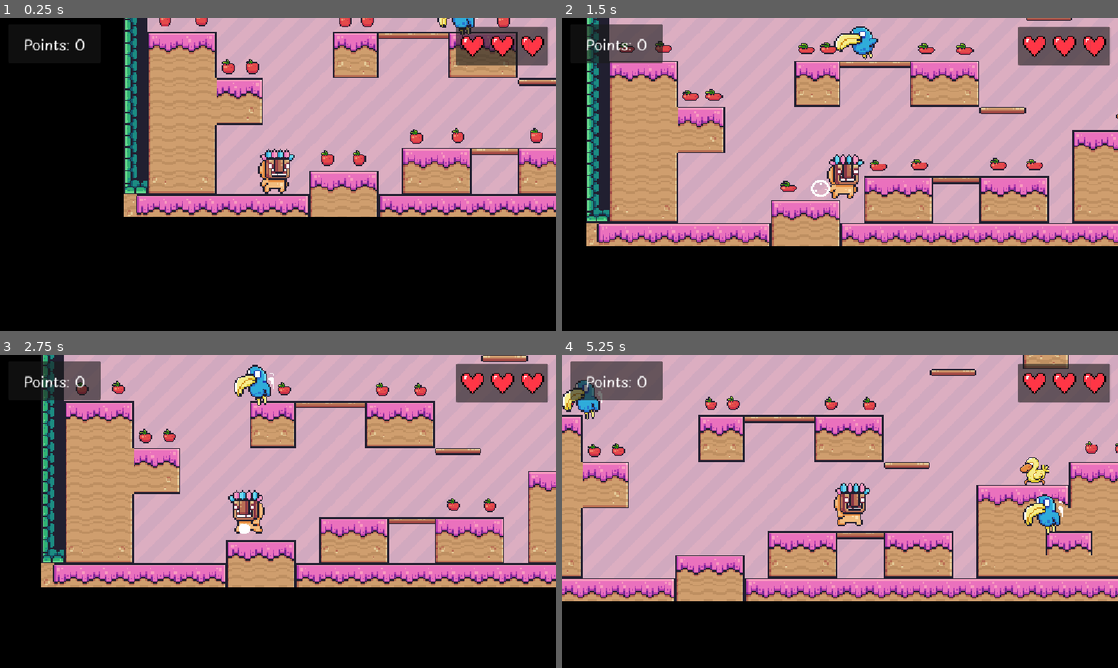
Above: before the commit, frames 1-4 (two rows, left to right).
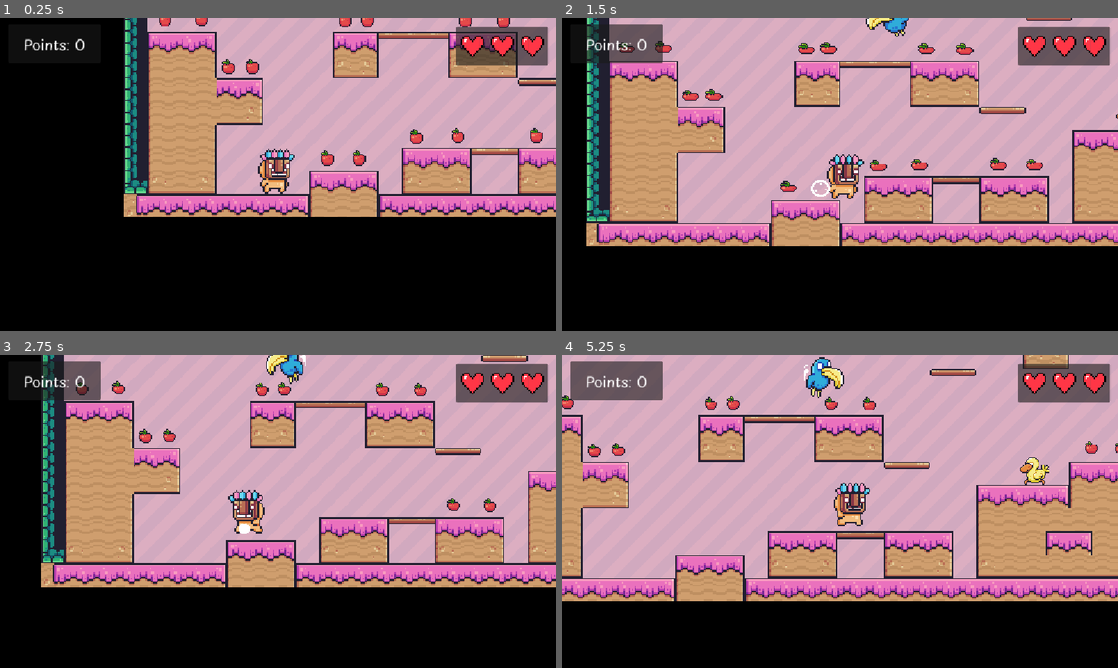
Above: after the commit, the same moments.

Repository: raihan-ys/2d-platformer-game
Game: Godot game, scene res://scenes/levels/level1.tscn
Two runs of this game, one before a commit and one after it. Both use one fixed random seed, a clock stepped at 60 frames per second and the inputs below. This scene is started directly instead of the project's main scene.
Inputs:
- Up to frame 1 (0.25 s): no input
- Up to frame 2 (1.5 s): hold D (right) from 0.53 s (still down); tap W (jump) at 0.77 s
- Up to frame 3 (2.75 s): tap W (jump) at 1.52 s; release D (right) at 2.03 s; hold A (left) from 2.03 s (still down)
- Up to frame 4 (5.25 s): release A (left) at 2.78 s; hold D (right) 2.78-4.28 s; tap W (jump) at 3.02, 3.77, 4.52 s; hold A (left) 4.28-5.03 s; hold D (right) from 5.03 s (still down)

The runs differ from the first frame. In frame 1, 0.2% of the frame differs, in the area x 78-86%, y 0-6%; in frame 2, 0.8%; in frame 3, 0.9%; in frame 4, 1.6%, in the area x 0-91%, y 0-58%.

Commit message:
Update level 3 and improved enemy movements

Diff:
--- a/scenes/game_objects/bird.gd
+++ b/scenes/game_objects/bird.gd
@@ -11,6 +11,11 @@
 # Called every frame. 'delta' is the elapsed time since the previous frame.
 func _process(delta: float) -> void:
 	position.x += direction * SPEED * delta
+
+
+func _on_timer_timeout() -> void:
+	direction *= -1
+	animated_sprite_2d.flip_h = !animated_sprite_2d.flip_h
 
 
 # If colliding with player
--- a/scenes/game_objects/bird.tscn
+++ b/scenes/game_objects/bird.tscn
@@ -136,13 +136,8 @@
 position = Vector2(9, 2)
 shape = SubResource("CircleShape2D_nfihu")
 
-[node name="Timer" type="Timer" parent="." unique_id=313160880]
-wait_time = 2.0
-autostart = true
-
 [node name="CollisionShape2D2" type="CollisionShape2D" parent="." unique_id=1286032107]
 position = Vector2(-33, 1.75)
 shape = SubResource("RectangleShape2D_xrivr")
 
 [connection signal="body_entered" from="." to="." method="_on_body_entered"]
-[connection signal="timeout" from="Timer" to="." method="_on_timer_timeout"]
--- a/scenes/game_objects/game_manager.gd
+++ b/scenes/game_objects/game_manager.gd
@@ -7,4 +7,5 @@
 func add_point():
 	points += 1
 	print("Points +1")
-	#points_label.text = "Points: " + str(points)
+	# Error: Level 3 don't have points label
+	# points_label.text = "Points: " + str(points)
--- a/scenes/game_objects/pig.gd
+++ b/scenes/game_objects/pig.gd
@@ -29,8 +29,7 @@
 		# If player's vertical position is not 0 and body is towards the enemy
 		if (y_delta > 0 && body.velocity.y > 0):
 			# Remove enemy and add point
-			# ERROR: change to dying animation
-			# animated_sprite_2d.animation = "dying"
+			animated_sprite_2d.animation = "dying"
 			await get_tree().create_timer(0.3).timeout
 			queue_free()
 			game_manager.add_point()
--- a/scenes/game_objects/pig.tscn
+++ b/scenes/game_objects/pig.tscn
@@ -2,6 +2,7 @@
 
 [ext_resource type="Script" uid="uid://gti31180ixvq" path="res://scenes/game_objects/pig.gd" id="1_ihgkv"]
 [ext_resource type="Texture2D" uid="uid://dn4peraou7js5" path="res://assets/characters/Pig Run (36x30).png" id="1_po0dl"]
+[ext_resource type="Texture2D" uid="uid://dpj2ovlf0r4ej" path="res://assets/characters/Pig Hit (36x30).png" id="3_e08cy"]
 
 [sub_resource type="AtlasTexture" id="AtlasTexture_ihgkv"]
 atlas = ExtResource("1_po0dl")
@@ -51,6 +52,46 @@
 atlas = ExtResource("1_po0dl")
 region = Rect2(396, 0, 36, 30)
 
+[sub_resource type="AtlasTexture" id="AtlasTexture_mc0qq"]
+atlas = ExtResource("3_e08cy")
+region = Rect2(0, 0, 36, 30)
+
+[sub_resource type="AtlasTexture" id="AtlasTexture_pu2qr"]
+atlas = ExtResource("3_e08cy")
+region = Rect2(36, 0, 36, 30)
+
+[sub_resource type="AtlasTexture" id="AtlasTexture_lms1q"]
+atlas = ExtResource("3_e08cy")
+region = Rect2(72, 0, 36, 30)
+
+[sub_resource type="AtlasTexture" id="AtlasTexture_hmf5o"]
+atlas = ExtResource("3_e08cy")
+region = Rect2(108, 0, 36, 30)
+
+[sub_resource type="AtlasTexture" id="AtlasTexture_xgra6"]
+atlas = ExtResource("3_e08cy")
+region = Rect2(144, 0, 36, 30)
+
+[sub_resource type="AtlasTexture" id="AtlasTexture_jv0jn"]
+atlas = ExtResource("3_e08cy")
+region = Rect2(144, 0, 36, 30)
+
+[sub_resource type="AtlasTexture" id="AtlasTexture_5s35v"]
+atlas = ExtResource("3_e08cy")
+region = Rect2(108, 0, 36, 30)
+
+[sub_resource type="AtlasTexture" id="AtlasTexture_4yl0q"]
+atlas = ExtResource("3_e08cy")
+region = Rect2(72, 0, 36, 30)
+
+[sub_resource type="AtlasTexture" id="AtlasTexture_eg4bi"]
+atlas = ExtResource("3_e08cy")
+region = Rect2(36, 0, 36, 30)
+
+[sub_resource type="AtlasTexture" id="AtlasTexture_uvb4e"]
+atlas = ExtResource("3_e08cy")
+region = Rect2(0, 0, 36, 30)
+
 [sub_resource type="SpriteFrames" id="SpriteFrames_yipwy"]
 animations = [{
 "frames": [{
@@ -94,10 +135,40 @@
 "name": &"default",
 "speed": 18.0
 }, {
-"frames": [],
+"frames": [{
+"duration": 1.0,
+"texture": SubResource("AtlasTexture_mc0qq")
+}, {
+"duration": 1.0,
+"texture": SubResource("AtlasTexture_pu2qr")
+}, {
+"duration": 1.0,
+"texture": SubResource("AtlasTexture_lms1q")
+}, {
+"duration": 1.0,
+"texture": SubResource("AtlasTexture_hmf5o")
+}, {
+"duration": 1.0,
+"texture": SubResource("AtlasTexture_xgra6")
+}, {
+"duration": 1.0,
+"texture": SubResource("AtlasTexture_jv0jn")
+}, {
+"duration": 1.0,
+"texture": SubResource("AtlasTexture_5s35v")
+}, {
+"duration": 1.0,
+"texture": SubResource("AtlasTexture_4yl0q")
+}, {
+"duration": 1.0,
+"texture": SubResource("AtlasTexture_eg4bi")
+}, {
+"duration": 1.0,
+"texture": SubResource("AtlasTexture_uvb4e")
+}],
 "loop": 1,
 "name": &"dying",
-"speed": 5.0
+"speed": 14.0
 }]
 
 [sub_resource type="RectangleShape2D" id="RectangleShape2D_xrivr"]
@@ -111,8 +182,12 @@
 position = Vector2(164.5, 163.25)
 scale = Vector2(8, 8.706)
 sprite_frames = SubResource("SpriteFrames_yipwy")
+animation = &"dying"
 autoplay = "default"
+frame_progress = 0.86081326
 
 [node name="CollisionShape2D" type="CollisionShape2D" parent="." unique_id=1530348022]
 position = Vector2(170, 167)
 shape = SubResource("RectangleShape2D_xrivr")
+
+[connection signal="body_entered" from="." to="." method="_on_body_entered"]
--- a/scenes/levels/level1.tscn
+++ b/scenes/levels/level1.tscn
@@ -187,7 +187,7 @@
 [sub_resource type="StyleBoxFlat" id="StyleBoxFlat_nkeig"]
 bg_color = Color(0.7254902, 0.13725491, 0.09803922, 1)
 
-[node name="Node" type="Node" unique_id=1991379836]
+[node name="Level1" type="Node" unique_id=1991379836]
 
 [node name="SceneObjects" type="Node" parent="." unique_id=1350468214]
 
@@ -375,10 +375,18 @@
 [node name="Birds" type="Node" parent="." unique_id=1952633194]
 
 [node name="Bird" parent="Birds" unique_id=1068919780 instance=ExtResource("10_nfihu")]
-position = Vector2(662, 250)
+position = Vector2(728, 204)
+
+[node name="Timer" type="Timer" parent="Birds/Bird" unique_id=1452318460]
+wait_time = 3.0
+autostart = true
 
 [node name="Bird2" parent="Birds" unique_id=2002062186 instance=ExtResource("10_nfihu")]
-position = Vector2(1617, 487)
+position = Vector2(1679, 439)
+
+[node name="Timer" type="Timer" parent="Birds/Bird2" unique_id=758891372]
+wait_time = 3.0
+autostart = true
 
 [node name="Ducks" type="Node" parent="." unique_id=1221487358]
 
@@ -446,5 +454,7 @@
 text = "BACK TO MENU
 "
 
+[connection signal="timeout" from="Birds/Bird/Timer" to="Birds/Bird" method="_on_timer_timeout"]
+[connection signal="timeout" from="Birds/Bird2/Timer" to="Birds/Bird2" method="_on_timer_timeout"]
 [connection signal="pressed" from="PausePanel/Pause/PausePanel/VBoxContainer/Resume" to="PausePanel/Pause" method="_on_resume_pressed"]
 [connection signal="pressed" from="PausePanel/Pause/PausePanel/VBoxContainer/Back" to="PausePanel/Pause" method="_on_back_pressed"]
--- a/scenes/levels/level2.tscn
+++ b/scenes/levels/level2.tscn
@@ -427,10 +427,18 @@
 [node name="Birds" type="Node" parent="." unique_id=1758645228]
 
 [node name="Bird" parent="Birds" unique_id=1068919780 instance=ExtResource("13_b4tpv")]
-position = Vector2(2226, 541)
+position = Vector2(821, 151)
+
+[node name="Timer" type="Timer" parent="Birds/Bird" unique_id=760675135]
+wait_time = 5.0
+autostart = true
 
 [node name="Bird2" parent="Birds" unique_id=1431351442 instance=ExtResource("13_b4tpv")]
-position = Vector2(549, 349)
+position = Vector2(2359, 392)
+
+[node name="Timer" type="Timer" parent="Birds/Bird2" unique_id=259879598]
+wait_time = 6.300000000000001
+autostart = true
 
 [node name="Ducks" type="Node" parent="." unique_id=925483895]
 
@@ -509,6 +517,8 @@
 text = "BACK TO MENU
 "
 
+[connection signal="timeout" from="Birds/Bird/Timer" to="Birds/Bird" method="_on_timer_timeout"]
+[connection signal="timeout" from="Birds/Bird2/Timer" to="Birds/Bird2" method="_on_timer_timeout"]
 [connection signal="body_entered" from="FallArea" to="FallArea" method="_on_body_entered"]
 [connection signal="pressed" from="PausePanel/Pause/PausePanel/VBoxContainer/Resume" to="PausePanel/Pause" method="_on_resume_pressed"]
 [connection signal="pressed" from="PausePanel/Pause/PausePanel/VBoxContainer/Back" to="PausePanel/Pause" method="_on_back_pressed"]
--- a/scenes/levels/level3.tscn
+++ b/scenes/levels/level3.tscn
@@ -6,6 +6,7 @@
 [ext_resource type="PackedScene" uid="uid://dudh1ev8js2pb" path="res://scenes/game_objects/spike.tscn" id="4_t275y"]
 [ext_resource type="PackedScene" uid="uid://dkhaaq2c30fd" path="res://scenes/game_objects/collectible.tscn" id="5_f5jb5"]
 [ext_resource type="Script" uid="uid://daojo7uhy2r4m" path="res://scenes/game_objects/game_manager.gd" id="6_frjko"]
+[ext_resource type="Texture2D" uid="uid://dsnkd0k8q8usn" path="res://assets/game_elements/Heart.png" id="7_72x3h"]
 [ext_resource type="PackedScene" uid="uid://btaxbnvjeb5xh" path="res://scenes/game_objects/pig.tscn" id="7_f7rt6"]
 [ext_resource type="Script" uid="uid://clbaj144ur12g" path="res://scenes/levels/pause.gd" id="8_7eb4w"]
 [ext_resource type="FontFile" uid="uid://dfypm6v7ubpl6" path="res://assets/fonts/PlaypenSans-Regular.ttf" id="9_hadiw"]
@@ -189,10 +190,10 @@
 physics_layer_0/collision_layer = 1
 sources/0 = SubResource("TileSetAtlasSource_sru4k")
 
+[sub_resource type="WorldBoundaryShape2D" id="WorldBoundaryShape2D_72x3h"]
+
 [sub_resource type="StyleBoxFlat" id="StyleBoxFlat_72x3h"]
 bg_color = Color(0.7254902, 0.13725491, 0.09803922, 1)
-
-[sub_resource type="WorldBoundaryShape2D" id="WorldBoundaryShape2D_72x3h"]
 
 [node name="Level3" type="Node" unique_id=168161432]
 metadata/_edit_horizontal_guides_ = [-729.0]
@@ -221,7 +222,7 @@
 tile_set = SubResource("TileSet_13qdw")
 
 [node name="Player" parent="SceneObjects" unique_id=461984618 node_paths=PackedStringArray("hearts") instance=ExtResource("3_sru4k")]
-position = Vector2(503, -164)
+position = Vector2(388, 4)
 hearts = [null, null, null]
 
 [node name="Camera2D" type="Camera2D" parent="SceneObjects/Player" unique_id=2128874735]
@@ -282,6 +283,61 @@
 unique_name_in_owner = true
 script = ExtResource("6_frjko")
 
+[node name="UI" type="CanvasLayer" parent="." unique_id=1744325360]
+
+[node name="Panel" type="Panel" parent="UI" unique_id=855404521]
+offset_left = 17.0
+offset_top = 13.0
+offset_right = 209.0
+offset_bottom = 93.0
+
+[node name="PointsLabel" type="Label" parent="UI/Panel" unique_id=2080093646]
+unique_name_in_owner = true
+layout_mode = 1
+anchors_preset = -1
+anchor_right = 1.0
+anchor_bottom = 1.7820001
+offset_bottom = -59.432007
+grow_horizontal = 2
+grow_vertical = 2
+theme_override_fonts/font = ExtResource("9_hadiw")
+theme_override_font_sizes/font_size = 30
+text = "Points: 0"
+horizontal_alignment = 1
+vertical_alignment = 1
+
+[node name="Hearts" type="Panel" parent="UI" unique_id=1936163858]
+anchors_preset = 1
+anchor_left = 1.0
+anchor_right = 1.0
+offset_left = -207.0
+offset_top = 18.0
+offset_right = -16.0
+offset_bottom = 98.0
+grow_horizontal = 0
+
+[node name="HBoxContainer" type="HBoxContainer" parent="UI/Hearts" unique_id=504650782]
+layout_mode = 0
+offset_left = 5.0
+offset_top = 12.0
+offset_right = 187.0
+offset_bottom = 70.0
+
+[node name="Heart1" type="TextureRect" parent="UI/Hearts/HBoxContainer" unique_id=430539762]
+layout_mode = 2
+texture = ExtResource("7_72x3h")
+expand_mode = 2
+
+[node name="Heart2" type="TextureRect" parent="UI/Hearts/HBoxContainer" unique_id=1834313520]
+layout_mode = 2
+texture = ExtResource("7_72x3h")
+expand_mode = 2
+
+[node name="Heart3" type="TextureRect" parent="UI/Hearts/HBoxContainer" unique_id=1187264869]
+layout_mode = 2
+texture = ExtResource("7_72x3h")
+expand_mode = 2
+
 [node name="Pigs" type="Node" parent="." unique_id=2005627688]
 
 [node name="pig" parent="Pigs" unique_id=369298452 instance=ExtResource("7_f7rt6")]
@@ -293,8 +349,12 @@
 autostart = true
 
 [node name="pig2" parent="Pigs" unique_id=1582783149 instance=ExtResource("7_f7rt6")]
-position = Vector2(1508, -265)
+position = Vector2(1519, -265)
 scale = Vector2(0.25, 0.25)
+
+[node name="Timer" type="Timer" parent="Pigs/pig2" unique_id=916660674]
+wait_time = 1.5
+autostart = true
 
 [node name="Spikes" type="Node" parent="." unique_id=30102724]
 
@@ -441,6 +501,14 @@
 position = Vector2(1973.9999, 173)
 rotation = -3.1415927
 scale = Vector2(5, 12)
+
+[node name="FallArea" type="Area2D" parent="." unique_id=1511325472]
+position = Vector2(991, 811)
+script = ExtResource("10_hadiw")
+
+[node name="CollisionShape2D" type="CollisionShape2D" parent="FallArea" unique_id=681639304]
+position = Vector2(-95.5, -35.5)
+shape = SubResource("WorldBoundaryShape2D_72x3h")
 
 [node name="PausePanel" type="Node" parent="." unique_id=1905751817]
 
@@ -497,15 +565,8 @@
 text = "BACK TO MENU
 "
 
-[node name="FallArea" type="Area2D" parent="." unique_id=1511325472]
-position = Vector2(991, 811)
-script = ExtResource("10_hadiw")
-
-[node name="CollisionShape2D" type="CollisionShape2D" parent="FallArea" unique_id=681639304]
-position = Vector2(-95.5, -35.5)
-shape = SubResource("WorldBoundaryShape2D_72x3h")
-
 [connection signal="timeout" from="Pigs/pig/Timer" to="Pigs/pig" method="_on_timer_timeout"]
+[connection signal="timeout" from="Pigs/pig2/Timer" to="Pigs/pig2" method="_on_timer_timeout"]
+[connection signal="body_entered" from="FallArea" to="FallArea" method="_on_body_entered"]
 [connection signal="pressed" from="PausePanel/Pause/PausePanel/VBoxContainer/Resume" to="PausePanel/Pause" method="_on_resume_pressed"]
 [connection signal="pressed" from="PausePanel/Pause/PausePanel/VBoxContainer/Back" to="PausePanel/Pause" method="_on_back_pressed"]
-[connection signal="body_entered" from="FallArea" to="FallArea" method="_on_body_entered"]
Binary file added: assets/characters/Pig Hit (36x30).png
Not shown, added: assets/characters/Pig Hit (36x30).png.import
